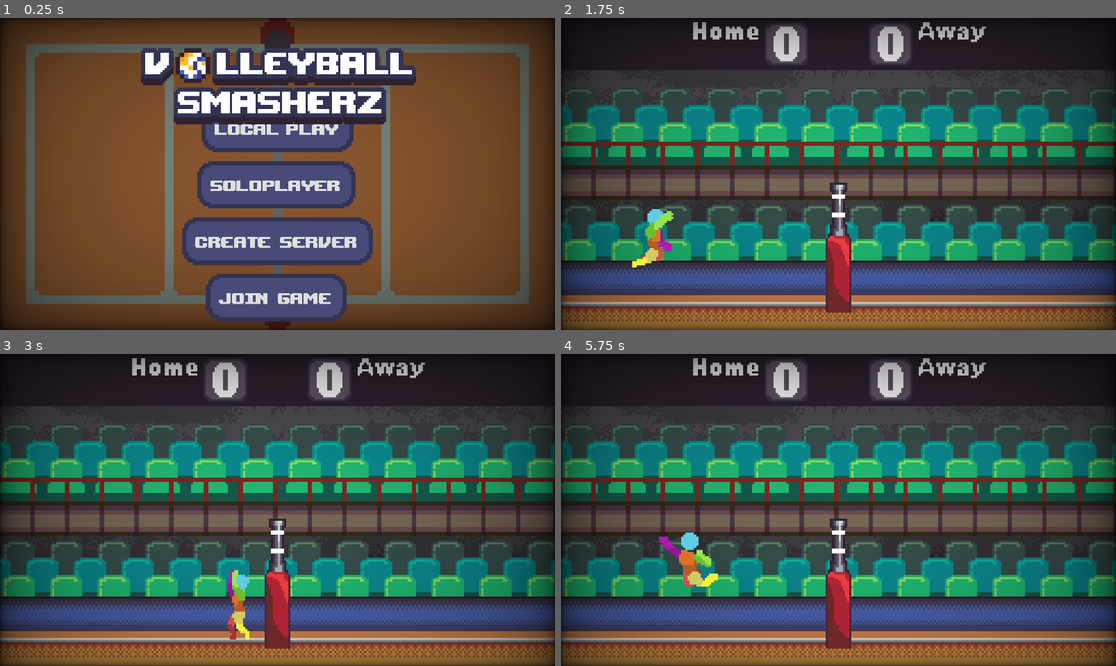
Above: before the commit, frames 1-4 (two rows, left to right).
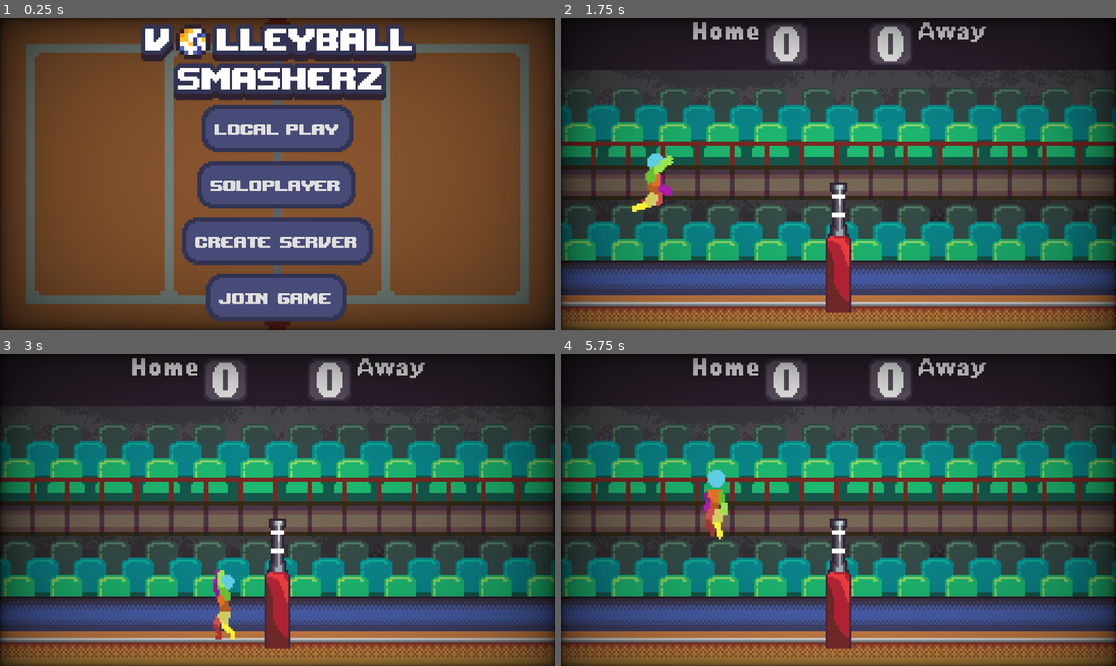
Above: after the commit, the same moments.

Repository: wonderdip/Arcade-Game
Game: Godot game, scene res://Scenes/Menus/title_screen.tscn
Two runs of this game, one before a commit and one after it. Both use one fixed random seed, a clock stepped at 60 frames per second and the inputs below.
Inputs:
- Up to frame 1 (0.25 s): no input
- Up to frame 2 (1.75 s): click "Local Play" at 0.5 s; tap Enter at 1.25 s; hold D (right) from 1.28 s (still down); hold C (bump) from 1.28 s (still down); tap W (jump) at 1.52 s; tap Q (hit) at 1.55 s
- Up to frame 3 (3 s): tap W (jump) at 1.82, 2.27, 2.57 s; release C (bump) at 2.03 s; tap Q (hit) at 2.1 s; tap F (set) at 2.3 s; release D (right) at 2.78 s; hold A (left) from 2.78 s (still down); hold F (set) from 2.78 s (still down)
- Up to frame 4 (5.75 s): tap E (spawnball_1) at 3.05, 3.6 s; release A (left) at 3.53 s; release F (set) at 3.53 s; hold D (right) 3.53-5.03 s; tap W (jump) at 3.77, 3.8, 4.07, 5.27, 5.57 s; hold W (jump) 4.28-5.03 s; tap C (bump) at 4.55, 5.1 s; hold A (left) from 5.03 s (still down); tap Q (hit) at 5.3 s

The runs differ from the first frame. In frame 1, 12% of the frame differs, in the area x 25-75%, y 2-35%; in frame 2, 1.3%; in frame 3, 1.0%; in frame 4, 1.4%.

Commit message:
changed more binds and how u jump

Diff:
--- a/Scenes/Menus/title_screen.tscn
+++ b/Scenes/Menus/title_screen.tscn
@@ -88,7 +88,7 @@
 offset_bottom = 18.0
 
 [node name="Title" type="Sprite2D" parent="."]
-position = Vector2(0, -41)
+position = Vector2(0, -52)
 texture = ExtResource("7_5l772")
 offset = Vector2(0.5, 0.5)
 
--- a/Scenes/player.tscn
+++ b/Scenes/player.tscn
@@ -249,6 +249,7 @@
 safe_margin = 0.2
 script = ExtResource("1_cvnsp")
 Speed = 140.0
+JumpForce = -240.0
 Friction = 1300.0
 low_jump_multiplier = 3.0
 
--- a/Scripts/input_manager.gd
+++ b/Scripts/input_manager.gd
@@ -3,7 +3,7 @@
 # Stores player input configurations
 var player_devices = {} # {player_number: {type: "keyboard"/"controller", device_id: int}}
 
-@export var controller_deadzone: float = 0.2
+@export var controller_deadzone: float = 0.3
 
 # For "just pressed" logic on stick up, track previous Y axis value per controller
 var last_axis_y := {}
@@ -50,20 +50,15 @@
 		return pressed
 
 	elif device.type == "controller":
-		if action == "jump":
-			if Input.get_joy_axis(device.device_id, JOY_AXIS_LEFT_Y):
-				return true
-			else:
-				return false
 
-		elif action == "hit":
+		if action == "hit":
+			return Input.is_joy_button_pressed(device.device_id, JOY_BUTTON_X)
+
+		elif action == "bump":
 			return Input.is_joy_button_pressed(device.device_id, JOY_BUTTON_B)
 
-		elif action == "bump":
-			return Input.is_joy_button_pressed(device.device_id, JOY_BUTTON_X)
-
 		elif action == "set":
-			return Input.is_joy_button_pressed(device.device_id, JOY_BUTTON_A)
+			return Input.is_joy_button_pressed(device.device_id, JOY_BUTTON_Y)
 
 		elif action == "left":
 			var joy_axis = Input.get_joy_axis(device.device_id, JOY_AXIS_LEFT_X)
@@ -96,22 +91,21 @@
 
 	elif device.type == "controller":
 		if action == "jump":
-			var current_axis_y = Input.get_joy_axis(device.device_id, JOY_AXIS_LEFT_Y)
-			var previous_axis_y = last_axis_y.get(device.device_id, 0.0)
-			var axis_just_pressed = previous_axis_y >= -controller_deadzone and current_axis_y < -controller_deadzone
-			last_axis_y[device.device_id] = current_axis_y
+			var x_axis := Input.get_joy_axis(device.device_id, JOY_AXIS_LEFT_X)
+			var y_axis := Input.get_joy_axis(device.device_id, JOY_AXIS_LEFT_Y)
+			var angle := Vector2(x_axis, y_axis).angle()
 
-			if axis_just_pressed:
+			if y_axis < -0.4 and abs(angle + PI/2) < deg_to_rad(60) or Input.is_joy_button_pressed(device.device_id, JOY_BUTTON_A):
 				return true
 			else:
 				return false
 
 		elif action == "hit":
-			var just_pressed_b = Input.is_joy_button_pressed(device.device_id, JOY_BUTTON_B)
+			var just_pressed_b = Input.is_joy_button_pressed(device.device_id, JOY_BUTTON_X)
 			return just_pressed_b
 
 		elif action == "bump":
-			var just_pressed_x = Input.is_joy_button_pressed(device.device_id, JOY_BUTTON_X)
+			var just_pressed_x = Input.is_joy_button_pressed(device.device_id, JOY_BUTTON_B)
 			return just_pressed_x
 
 		else:
--- a/Scripts/player.gd
+++ b/Scripts/player.gd
@@ -4,13 +4,12 @@
 @export var JumpForce: float = -220.0
 @export var Acceleration: float = 1200.0
 @export var Friction: float = 1000.0
-
-@export var gravity: float = ProjectSettings.get_setting("physics/2d/default_gravity")
+@export var gravity: float = 980
 @export var fall_multiplier: float = 1.5
 @export var low_jump_multiplier: float = 1.5
 var peak_gravity_scale: float = 0.5
 var peak_threshold: float = 80.0
-var block_gravity_mult: float
+var gravity_mult: float
 var speed_mult: float
 
 var is_hitting: bool = false
@@ -53,7 +52,6 @@
 
 	# --- Input Handling ---
 	var direction: float
-	var jump_pressed: bool
 	var jump_just_pressed: bool
 	var hit_just_pressed: bool
 	var bump_pressed: bool
@@ -61,36 +59,30 @@
 
 	if is_local_mode:
 		direction = InputManager.get_axis(player_number, "left", "right")
-		jump_pressed = InputManager.is_action_pressed(player_number, "jump")
 		jump_just_pressed = InputManager.is_action_just_pressed(player_number, "jump")
 		hit_just_pressed = InputManager.is_action_just_pressed(player_number, "hit")
 		bump_pressed = InputManager.is_action_pressed(player_number, "bump")
 		set_pressed = InputManager.is_action_pressed(player_number, "set")
 	else:
 		direction = Input.get_axis("left", "right")
-		jump_pressed = Input.is_action_pressed("jump")
 		jump_just_pressed = Input.is_action_just_pressed("jump")
 		hit_just_pressed = Input.is_action_just_pressed("hit")
 		bump_pressed = Input.is_action_pressed("bump")
 		set_pressed = Input.is_action_pressed("set")
 
 	# --- Movement and Actions ---
-	# Apply gravity with floaty jump feel
 	if is_blocking:
-		block_gravity_mult = 1.3  # increase this for lower jumps
+		gravity_mult = 1.3
 	else:
-		block_gravity_mult = 1
+		gravity_mult = 1
 
+	# Apply gravity
 	if velocity.y < 0:
-		if not jump_pressed:
-			velocity.y += gravity * low_jump_multiplier * block_gravity_mult * delta
-		elif abs(velocity.y) < peak_threshold:
-			velocity.y += gravity * peak_gravity_scale * block_gravity_mult * delta
-		else:
-			velocity.y += gravity * 0.5 * block_gravity_mult * delta
+		# Going up
+		velocity.y += gravity * 0.6 * gravity_mult * delta  # lighter gravity on ascent
 	else:
-		velocity.y += gravity * fall_multiplier * block_gravity_mult * delta
-
+		# Going down
+		velocity.y += gravity * fall_multiplier * gravity_mult * delta
 
 	# Handle jump
 	if jump_just_pressed and is_on_floor():
